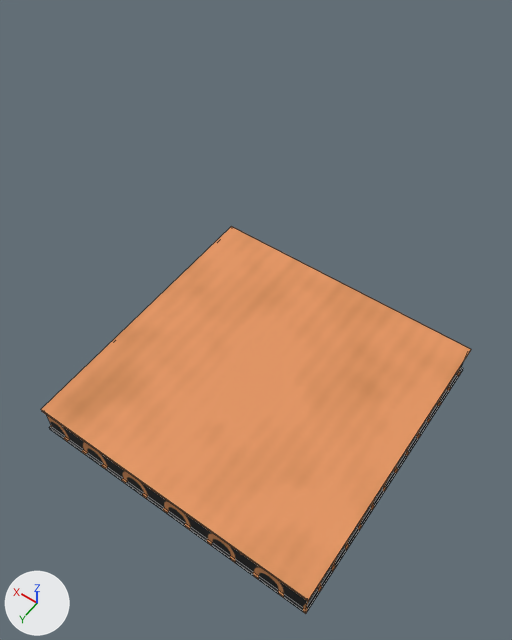
The FBX model Assets/Models/Cardboard/CardboardPanels/Fbx/M_Cardboard_Square_2x2.fbx, before and after one commit.
Before and after are seen from a camera (50 mm lens) standing at (-0.0488, 0.0619, 0.0823) and looking at (-0.009, 0.006, -0.0055). The lights are fixed; the arrows at lower left show +X, +Y and +Z. Mesh edges are drawn as thin lines. Where no turn or scale is listed for an object, it has been applied to the vertices. Vertices at the same position are counted once.

In view in the first picture: 'Panel', 'Sides'.
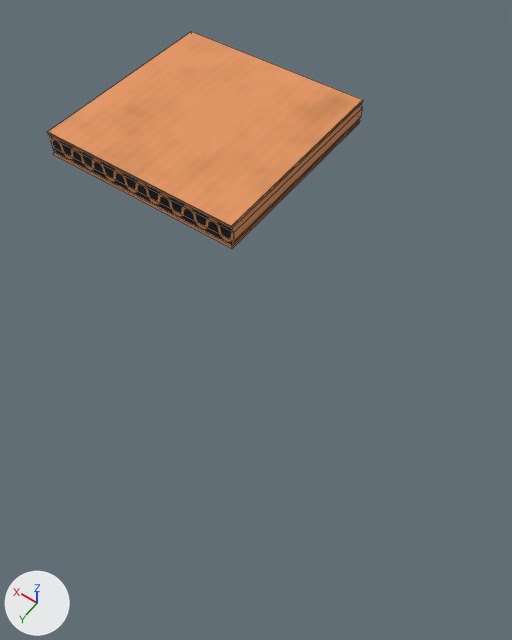
Where the change shows, as pixel boxes (x1, y1, x2, y2) in the pictures (512 x 640 px):
```json
{"object": "Panel", "change": "mesh turned, moved", "before": [41, 226, 471, 600], "after": [48, 31, 362, 226]}
{"object": "Sides", "change": "reshaped, moved", "before": [41, 350, 471, 614], "after": [47, 100, 363, 249], "on screen": "26% narrower, 43% shorter"}
```

Edits to the scene script, one JSON object a line:
```json
{"block": "me_mesh", "where": "# used by ob_sides; location = (-0.01, 0.01, 0.0)"}
{"op": "remove", "block": "me_mesh", "code": "me_mesh.from_pydata(...)  # 26 vertices, 20 faces; spans x -0.03..0.01, y -0.01..0.03, z 0.0..0.005"}
{"op": "add", "block": "me_mesh", "code": "me_mesh.from_pydata(...)  # 32 vertices, 28 faces; spans x -0.0102..0.0302, y -0.03..0.01, z 0.0..0.005"}
{"block": "me_mesh", "change": "me_mesh part 2: the whole mesh is rebuilt"}
{"block": "me_mesh_001", "where": "me_mesh_001.from_pydata(...)  # 8 vertices, 2 faces; spans x -0.03..0.01, y -0.01..0.03, z 0.0..0.005"}
{"block": "me_mesh_001", "where": "# used by ob_panel; location = (-0.01, 0.01, 0.0)"}
{"block": "me_mesh_001", "change": "me_mesh_001 part 1: the whole mesh is turned 180 degrees about the z axis through the mesh origin"}
{"op": "set", "path": "ob_sides.location", "old": "(-0.01, 0.01, 0.0)", "new": "(0.01, -0.01, 0.0)"}
{"op": "set", "path": "ob_panel.location", "old": "(-0.01, 0.01, 0.0)", "new": "(0.01, -0.01, 0.0)"}
```
